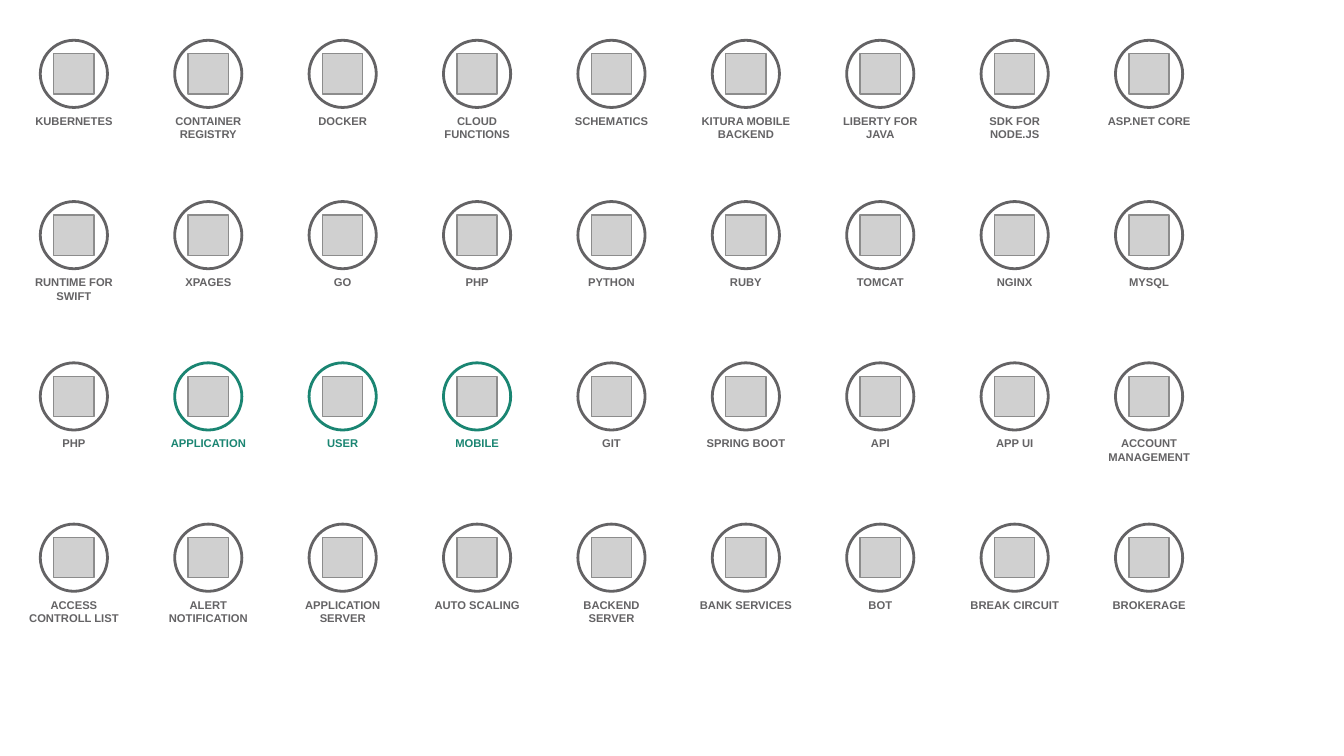
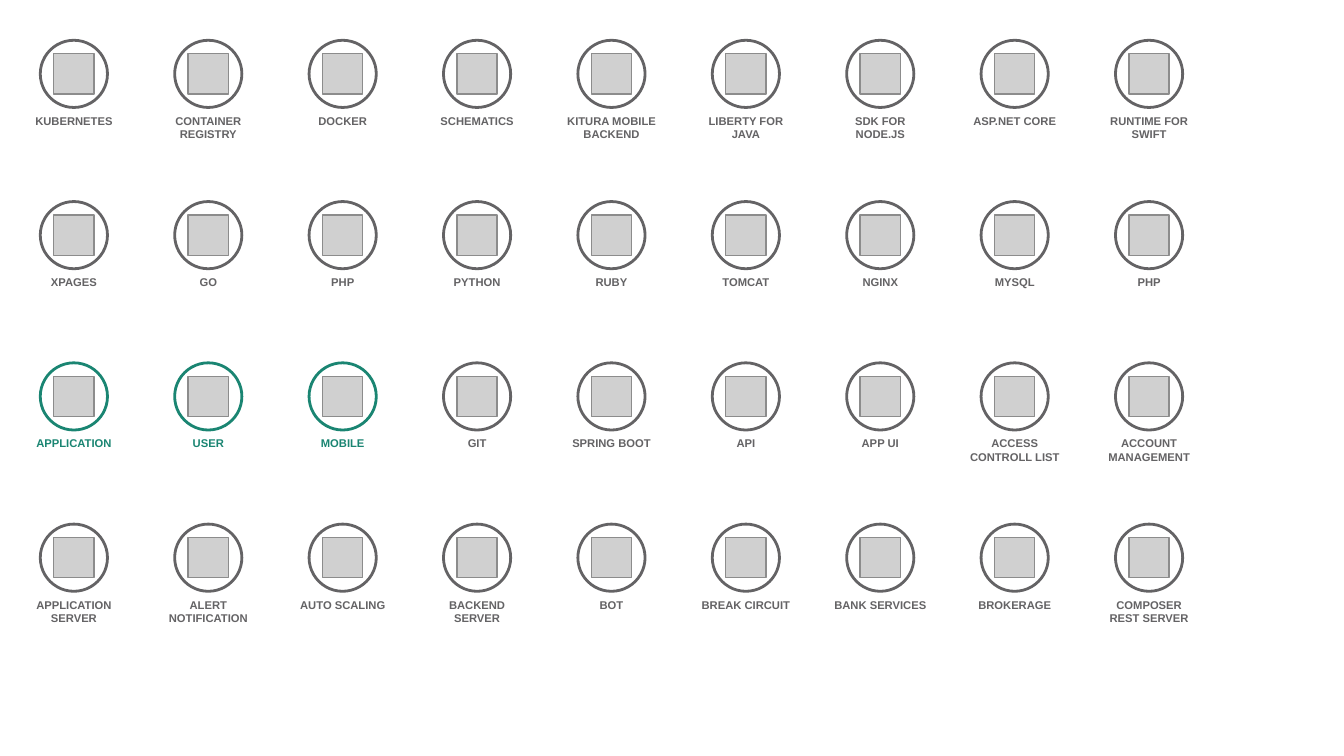
Before and after one commit to l2fprod/myarchitecture, a slide deck: slide 10 of mycatalog-architecture-diagram-template.pptx. Drawn at 1344x756 pixels with LibreOffice and Linux fonts; fonts in the diff are those of the drawing; grey boxes stand for pictures. Boxes give left, top, right and bottom in pixels: in the first picture for what was removed or moved away, otherwise in the second. Text is boxed around its words. In the diff, an @@ line names an element or a change of style, - is before the commit and + after.

```diff
--- a/mycatalog-architecture-diagram-template.pptx
+++ b/mycatalog-architecture-diagram-template.pptx
@@ text removed at (x1=444, y1=117, x2=509, y2=138) @@
-CLOUD FUNCTIONS
@@ text "RUNTIME FOR SWIFT" moved from (x1=35, y1=278, x2=113, y2=300) to (x1=1110, y1=117, x2=1188, y2=138) @@
@@ text "PHP" moved from (x1=62, y1=439, x2=85, y2=447) to (x1=1138, y1=278, x2=1161, y2=286) @@
@@ ellipse at (x1=40, y1=363, x2=108, y2=430): outline #646365 1.5 pt to #1A8572 1.5 pt @@
@@ ellipse at (x1=444, y1=363, x2=511, y2=430): outline #1A8572 1.5 pt to #646365 1.5 pt @@
@@ text added at (x1=970, y1=439, x2=1059, y2=461), 6 pt, text #646365, bold @@
+ACCESS CONTROLL LIST
@@ 23 texts moved together from (x1=171, y1=117, x2=1190, y2=622) to (x1=36, y1=117, x2=1056, y2=622) @@
@@ text "BOT" moved from (x1=868, y1=601, x2=892, y2=609) to (x1=600, y1=601, x2=624, y2=609) @@
@@ text "BREAK CIRCUIT" moved from (x1=970, y1=601, x2=1058, y2=609) to (x1=702, y1=601, x2=790, y2=609) @@
@@ text "BANK SERVICES" moved from (x1=700, y1=601, x2=791, y2=609) to (x1=834, y1=601, x2=926, y2=609) @@
@@ text at (x1=36, y1=601, x2=111, y2=622): text changed @@
-ACCESS CONTROLL LIST
+APPLICATION SERVER
@@ text removed at (x1=305, y1=601, x2=380, y2=622) @@
-APPLICATION SERVER
@@ text added at (x1=1110, y1=601, x2=1189, y2=622), 6 pt, text #646365, bold @@
+COMPOSER REST SERVER
```
Also in this commit, not shown: 13 other slides changed.
